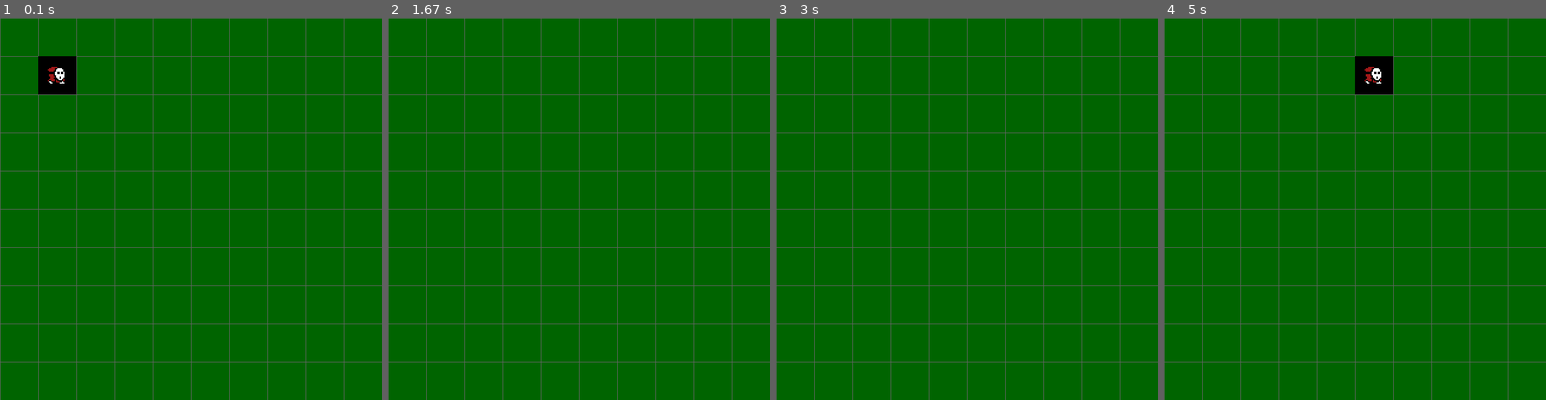
Above: before the commit, frames 1-4 (left to right).
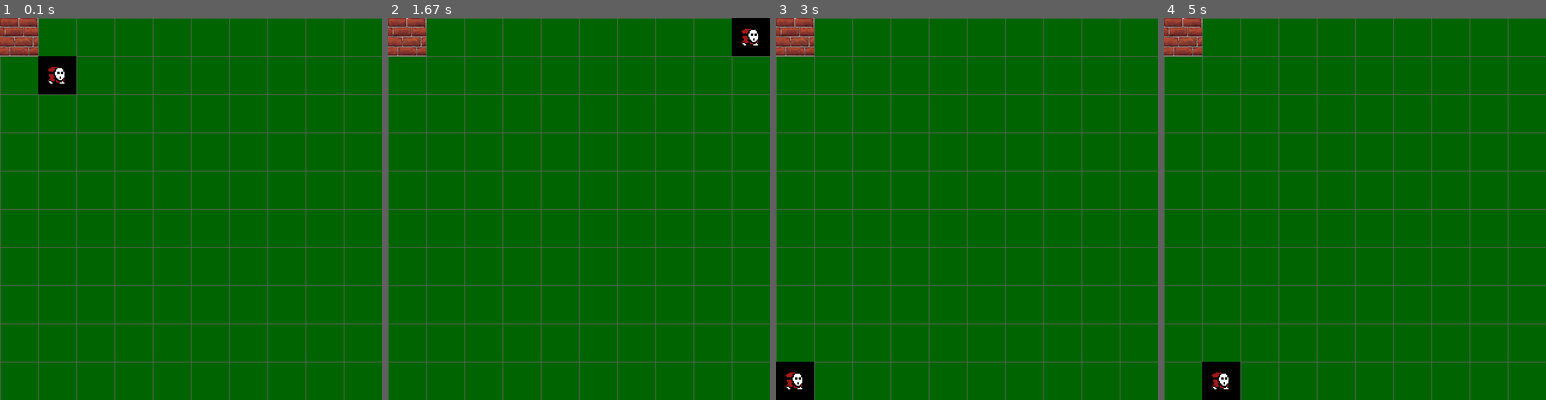
Above: after the commit, the same moments.

Repository: carlhester/ecs_pygame
Game: pygame game, started from main.py
The game is run twice, just before and just after one commit, with the same random seed, the same clock (stepped at 60 frames per second) and the same inputs.
Inputs:
- Up to frame 1 (0.1 s): no input
- Up to frame 2 (1.67 s): hold Right 0.33-0.8 s; hold Up 0.83-1.13 s
- Up to frame 3 (3 s): hold Left 1.67-2.2 s; hold Down 2.23-2.53 s
- Up to frame 4 (5 s): hold Up 3-3.37 s; hold Right 3.4-4.03 s; hold Down 4.07-4.43 s; hold Left 4.47-4.93 s; hold Right from 4.97 s (still down)

The runs differ from the first frame. In frame 1, 1.0% of the frame differs, in the area x 0-10%, y 0-10%; in frame 2, 2.0%; in frame 3, 2.0%; in frame 4, 3.0%, in the area x 0-60%, y 0-100%.

Commit message:
boundaries

Diff:
--- a/main.py
+++ b/main.py
@@ -2,58 +2,42 @@
 
 import pygame
 from pygame.locals import *
-
-class Entities:
-    def __init__(self):
-        self.counter = 0
-        self.ids = []
-        self.names = []
-
-    def add(self, name=""):
-        self.counter += 1
-        self.ids.append(self.counter)
-        self.names.append(name)
-        return self.counter
-
-    def remove_id(self, id_):
-        pass
-
-    def remove_name(self, id_):
-        pass
-
-    def all_ids(self):
-        return self.ids
-
-    def all_names(self):
-        return self.names
-
-    def name(self, id_):
-        return self.names[id_]
-
-    def id_for_name(self, name):
-        return self.ids.index(name)
-
 
 class Game:
     def init(self):
         pygame.init()
         self.clock = pygame.time.Clock()
         self._running = True
+
+        # screen
         self.screen_width = 640
         self.screen_height = 640
+        self.cell_size= 64
+        self.cells_wide = (self.screen_width / self.cell_size) - 1
+        self.cells_high = (self.screen_height / self.cell_size) - 1
+
         self.bg_color = (0,100,0)
         self.screen = pygame.display.set_mode((self.screen_width, self.screen_height), 0, 32)
 
+        # ECS controls
         self.CM = ComponentManager()
         self.entities = Entities()
 
-        player = self.entities.add("first")
-        self.CM.addSizer(player, SizeComponent(32,32))
-        self.CM.addPositioner(player, PositionComponent(64,64))
+        # player
+        player = self.entities.add("player")
+        self.CM.addSizer(player, SizeComponent(self.cell_size, self.cell_size))
+        self.CM.addPositioner(player, PositionComponent(1,1))
+        self.CM.addController(player, ControlComponent())
         self.CM.addMover(player, MoveComponent(0,0))
-        self.CM.addController(player, ControlComponent())
-        self.CM.addDrawer(player, DrawComponent())
-
+        self.CM.addDrawer(player, DrawComponent('badguy.png'))
+        self.CM.addCollider(player, CollideComponent())
+
+        # wall
+        wall = self.entities.add("wall")
+        self.CM.addSizer(wall, SizeComponent(self.cell_size, self.cell_size))
+        self.CM.addPositioner(wall, PositionComponent(0,0))
+        self.CM.addDrawer(wall, DrawComponent('wall.png'))
+        self.CM.addCollider(player, CollideComponent())
 
     def execute(self):
         if self.init() == False:
@@ -95,14 +79,22 @@
         for e in self.entities.all_ids():
             # control is control
             if self.CM.hasControl(e) and self.CM.hasMove(e) and key != None:
-                ControlSystem(key, self.CM.getMove(e))
+                ControlSystem(key, self.CM.getMove(e), self.cell_size)
                 key = None
+            # collision
+            if self.CM.hasCollide(e) and self.CM.hasPosition(e) and self.CM.hasMove(e):
+                for c in self.entities.all_ids():
+                    if self.CM.hasPosition(c) and self.CM.hasCollide(c):
+                        blocked = CollideSystem(self.CM.getPosition(e), self.CM.getMove(e), self.CM.getPosition(c))
+                        if blocked:
+                            self.CM.getMove(e).x = 0
+                            self.CM.getMove(e).y = 0
             # move is position + move
             if self.CM.hasMove(e) and self.CM.hasPosition(e):
-                MoveSystem(self.CM.getPosition(e), self.CM.getMove(e))
+                MoveSystem(self.CM.getPosition(e), self.CM.getMove(e), self.cells_high, self.cells_wide)
             # draw is size + position + draw
             if self.CM.hasSize(e) and self.CM.hasPosition(e) and self.CM.hasDraw(e):
-                DrawSystem(self.screen, self.CM.getDraw(e), self.CM.getPosition(e), self.CM.getSize(e))
+                DrawSystem(self.screen, self.cell_size, self.CM.getDraw(e), self.CM.getPosition(e), self.CM.getSize(e))
 
     def cleanup(self):
         pygame.quit()
@@ -110,20 +102,26 @@
     def render(self):
         pygame.display.flip()
         self.screen.fill(self.bg_color)
-        for x in range(0, self.screen_width, 64):
+        for x in range(0, self.screen_width, self.cell_size):
             pygame.draw.line(self.screen, (100, 100, 100), (x, 0), (x, self.screen_height))
-        for y in range(0, self.screen_height, 64):
+        for y in range(0, self.screen_height, self.cell_size):
             pygame.draw.line(self.screen, (100, 100, 100), (0, y), (self.screen_width, y))
 
+
+
 class DrawComponent:
-    def __init__(self):
-        self.img = pygame.image.load('badguy.png').convert()
+    def __init__(self, filename):
+        self.img = pygame.image.load(filename).convert()
         self.img = pygame.transform.scale(self.img, (64,64))
         self.surface = pygame.Surface((64,64), pygame.SRCALPHA)
         self.surface.blit(self.img, (0,0))
         self.rect = self.surface.get_rect()
 
 class ControlComponent:
+    def __init__(self):
+        pass
+
+class CollideComponent:
     def __init__(self):
         pass
 
@@ -148,6 +146,7 @@
         self.Drawers = {}
         self.Movers = {}
         self.Controllers = {}
+        self.Colliders = {}
         self.Positioners = {}
 
     # Control
@@ -192,6 +191,20 @@
     def getDraw(self, entity_id):
         return self.Drawers[entity_id]
 
+    # Colliders
+    def addCollider(self, entity_id, collide_component):
+        self.Colliders[entity_id] = collide_component
+
+    def removeCollider(self, entity_id):
+        del self.Colliders[entity_id]
+
+    def hasCollide(self, entity_id):
+        if entity_id in self.Colliders:
+            return True
+
+    def getCollide(self, entity_id):
+        return self.Colliders[entity_id]
+
     # Move
     def addMover(self, entity_id, move_component):
         self.Movers[entity_id] = move_component
@@ -220,34 +233,76 @@
     def getPosition(self, entity_id):
         return self.Positioners[entity_id]
 
-def DrawSystem(screen, draw, pos, size):
-    screen.blit(draw.surface, (pos.x, pos.y, size.w, size.h))
-
-def ControlSystem(key, move):
-    print(key)
+def DrawSystem(screen, cell_size, draw, pos, size):
+    screen.blit(draw.surface, (pos.x * cell_size, pos.y * cell_size, size.w * cell_size, size.h * cell_size))
+
+def ControlSystem(key, move, cell_size):
     # left right
     if key == "moveright":
-        move.x = 64
+        move.x = 1
     if key == "moverightstop":
         move.x = 0
     if key == "moveleft":
-        move.x = -64
+        move.x = -1
     if key == "moveleftstop":
         move.x = 0
 
     # up down
     if key == "moveup":
-        move.y = -64
+        move.y = -1
     if key == "moveupstop":
         move.y = 0
     if key == "movedown":
-        move.y = 64
+        move.y = 1
     if key == "movedownstop":
         move.y = 0
 
-def MoveSystem(pos_component, move_component):
-    pos_component.x += move_component.x
-    pos_component.y += move_component.y
+class Entities:
+    def __init__(self):
+        self.counter = 0
+        self.ids = []
+        self.names = []
+
+    def add(self, name=""):
+        self.counter += 1
+        self.ids.append(self.counter)
+        self.names.append(name)
+        return self.counter
+
+    def remove_id(self, id_):
+        pass
+
+    def remove_name(self, id_):
+        pass
+
+    def all_ids(self):
+        return self.ids
+
+    def all_names(self):
+        return self.names
+
+    def name(self, id_):
+        return self.names[id_]
+
+    def id_for_name(self, name):
+        return self.ids.index(name)
+
+def MoveSystem(pos, move, cells_wide, cells_high):
+    print(pos.x, pos.y)
+    orig_x = pos.x
+    pos.x += move.x
+    if pos.x < 0 or pos.x > cells_wide:
+        pos.x = orig_x
+
+    orig_y = pos.y
+    pos.y += move.y
+    if pos.y < 0 or pos.y > cells_high:
+        pos.y = orig_y
+
+
+def CollideSystem(pos, move, target):
+    if pos.x + move.x == target.x and pos.y + move.y == target.y:
+        return True
 
 if __name__ == "__main__":
     game = Game()
Binary file added: wall.png
